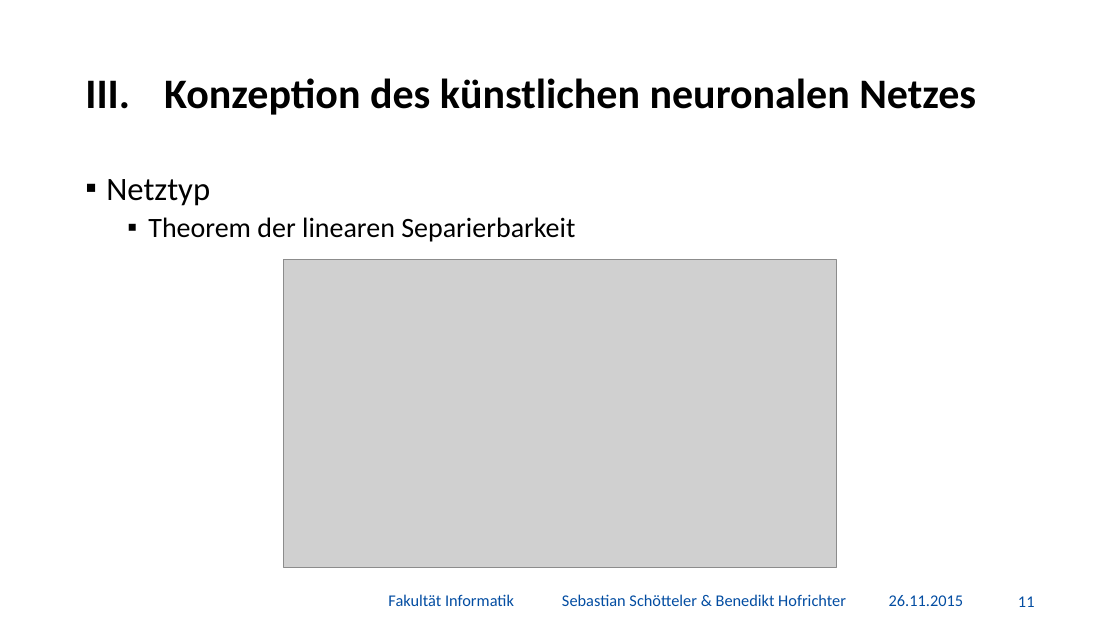
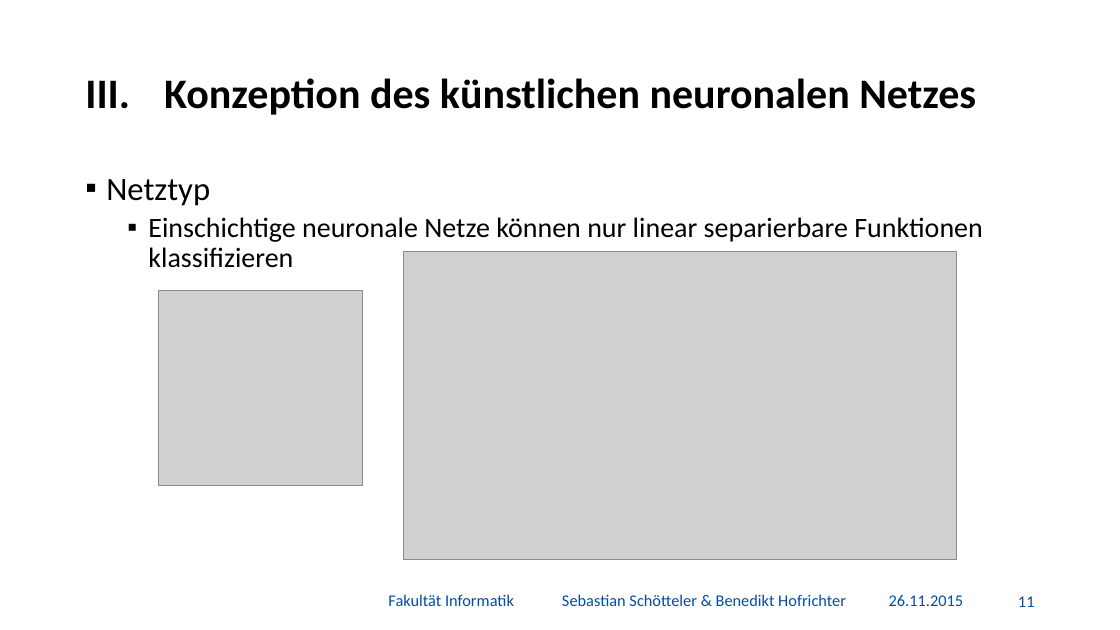
Before and after one commit to BenediktGitGit/soco15, a slide deck: slide 12 of 3b) Vortrag/Präsentation.pptx. Drawn at 1120x630 pixels with LibreOffice and Linux fonts; fonts in the diff are those of the drawing; grey boxes stand for pictures; background and template pictures are left out. Boxes give left, top, right and bottom in pixels: in the first picture for what was removed or moved away, otherwise in the second. Text is boxed around its words. In the diff, an @@ line names an element or a change of style, - is before the commit and + after.

```diff
--- a/3b) Vortrag/Präsentation.pptx
+++ b/3b) Vortrag/Präsentation.pptx
@@ text at box(148, 217, 983, 268): text changed @@
-  ▪ Theorem der linearen Separierbarkeit
+  ▪ Einschichtige neuronale Netze können nur linear separierbare Funktionen klassifizieren
@@ picture: place and size @@
-picture at box(284, 260, 837, 568)
+picture at box(404, 251, 957, 560)
@@ picture added at box(158, 291, 363, 486) @@
```
Also in this commit, not shown: 5 other slides changed, 1 slide added.
